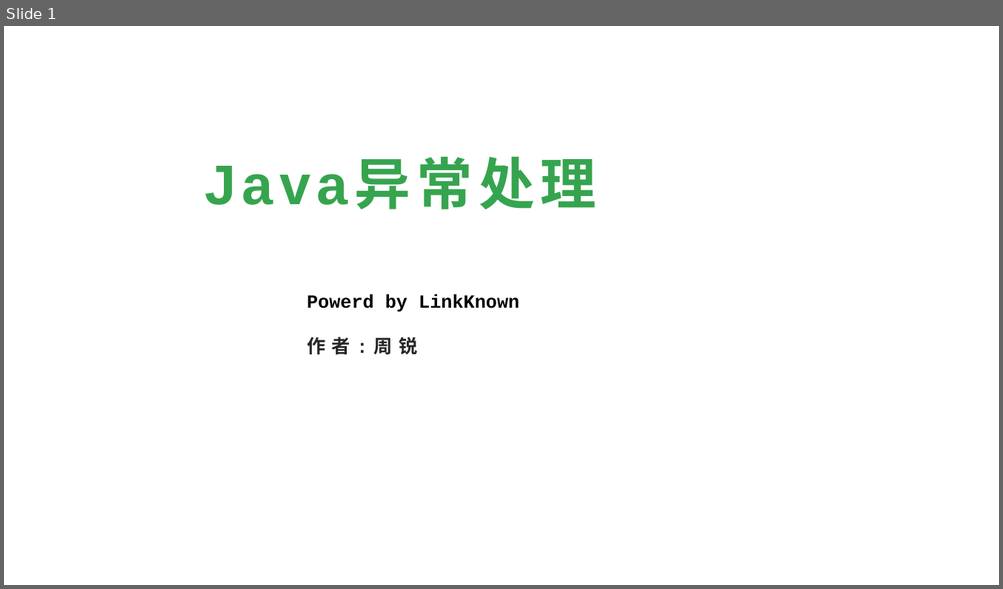
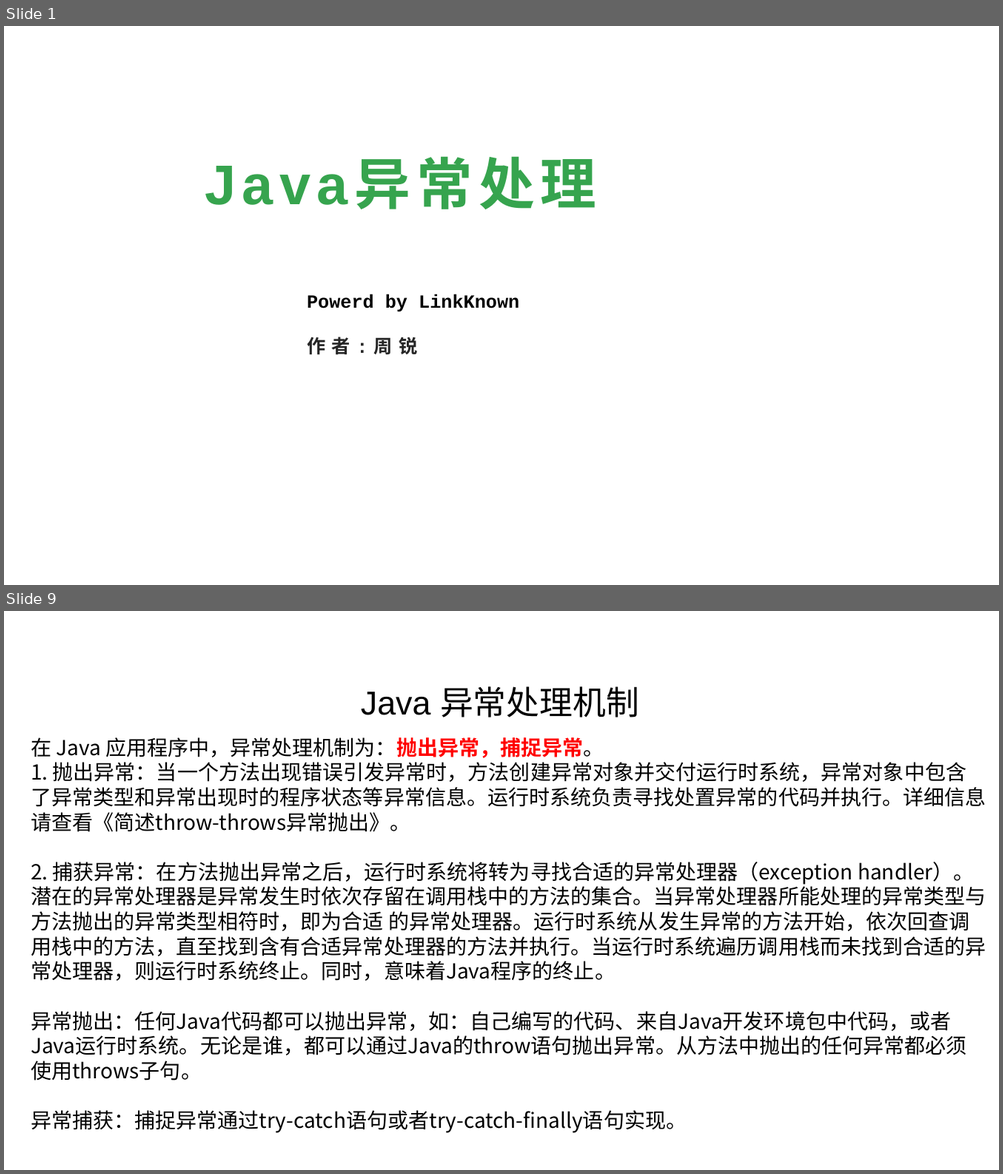
Before and after one commit to linkknown/PPT, a slide deck: 基础PPT/第6章：Java异常处理.pptx. Shown one above the other, each under a label of ours: slide 1 before the commit, slides 1 and 9 after it; the slides between them are not shown. The pictures are 1003x589 and 1003x1174 pixels, drawn with LibreOffice and Linux fonts; fonts in the diff are those of the drawing; background and template pictures are left out. Boxes give left, top, right and bottom in pixels: in the first picture for what was removed or moved away, otherwise in the second. Text is boxed around its words. In the diff, an @@ line names an element or a change of style, - is before the commit and + after.

```diff
--- a/基础PPT/第6章：Java异常处理.pptx
+++ b/基础PPT/第6章：Java异常处理.pptx
@@ slide 9 added at (x1=4, y1=611, x2=999, y2=1170), background picture (left out) @@
@@ text added at (x1=361, y1=686, x2=639, y2=718), 32 pt, text #000000 @@
+Java 异常处理机制
@@ text added at (x1=31, y1=738, x2=986, y2=1133), 20 pt, text #000000 @@
+在 Java 应用程序中，异常处理机制为：抛出异常，捕捉异常。
+1. 抛出异常：当一个方法出现错误引发异常时，方法创建异常对象并交付运行时系统，异常对象中包含了异常类型和异常出现时的程序状态等异常信息。运行时系统负责寻找处置异常的代码并执行。详细信息请查看《简述throw-throws异常抛出》。
+2. 捕获异常：在方法抛出异常之后，运行时系统将转为寻找合适的异常处理器（exception handler）。潜在的异常处理器是异常发生时依次存留在调用栈中的方法的集合。当异常处理器所能处理的异常类型与方法抛出的异常类型相符时，即为合适 的异常处理器。运行时系统从发生异常的方法开始，依次回查调用栈中的方法，直至找到含有合适异常处理器的方法并执行。当运行时系统遍历调用栈而未找到合适的异常处理器，则运行时系统终止。同时，意味着Java程序的终止。
+异常抛出：任何Java代码都可以抛出异常，如：自己编写的代码、来自Java开发环境包中代码，或者Java运行时系统。无论是谁，都可以通过Java的throw语句抛出异常。从方法中抛出的任何异常都必须使用throws子句。
+异常捕获：捕捉异常通过try-catch语句或者try-catch-finally语句实现。
```
Also in this commit, not shown: 6 slides changed, 3 other slides added, 1 other file.
